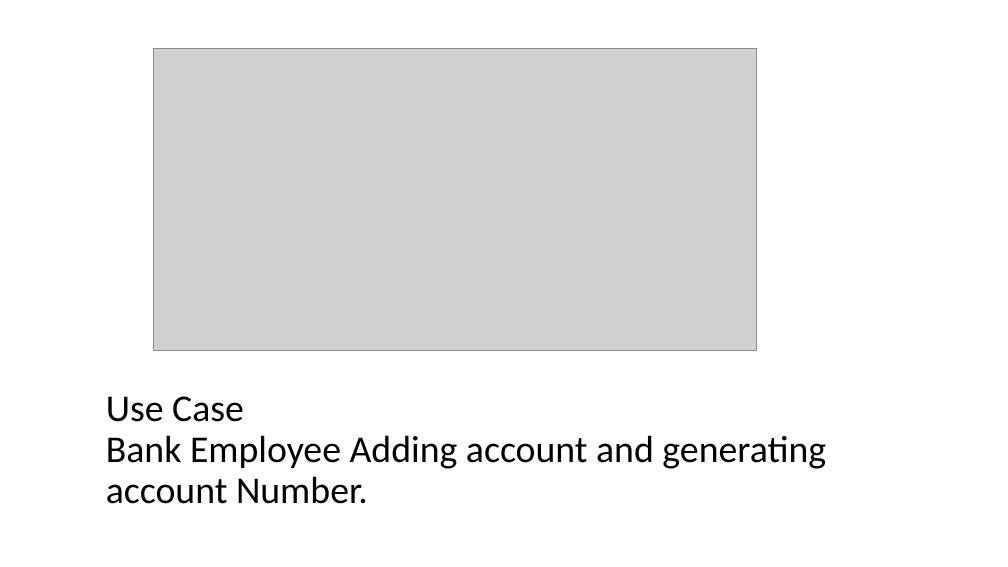
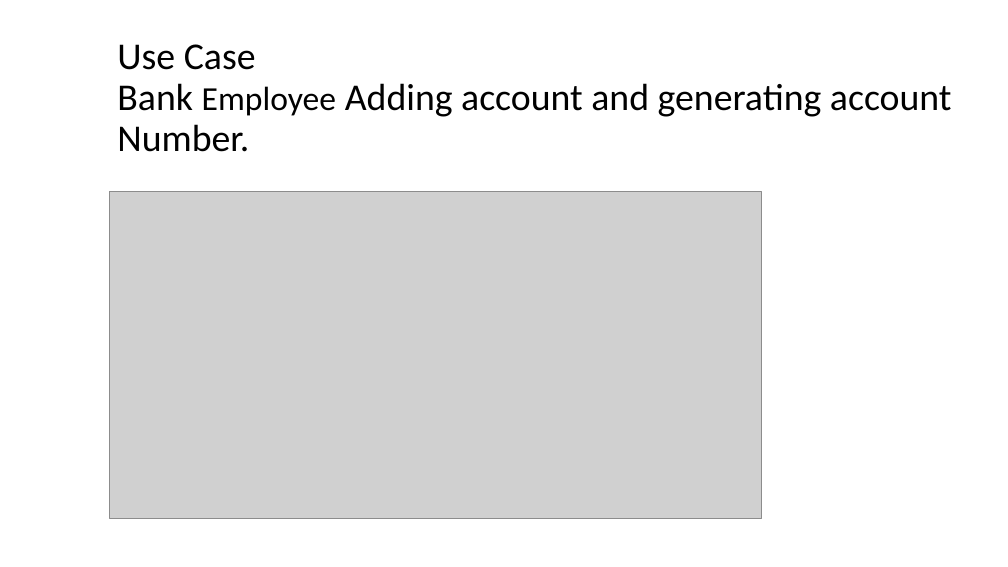
Before and after one commit to SamanwayCapg/Pecunia_codes, a slide deck: slide 5 of Presentation Aditya.pptx (slide 3 before the commit). Drawn at 1008x567 pixels with LibreOffice and Linux fonts; fonts in the diff are those of the drawing; grey boxes stand for pictures. Boxes give left, top, right and bottom in pixels: in the first picture for what was removed or moved away, otherwise in the second. Text is boxed around its words. In the diff, an @@ line names an element or a change of style, - is before the commit and + after.

```diff
--- a/Presentation Aditya.pptx
+++ b/Presentation Aditya.pptx
@@ title "Use Case Bank Employee Adding ...": place and size @@
-title "Use Case Bank Employee Adding ..." at (106, 396, 826, 504)
+title "Use Case Bank Employee Adding ..." at (117, 44, 952, 152)
@@ title "Use Case Bank Employee Adding ..." at (117, 44, 952, 152): size 36 to 32 pt in "Employee" @@
@@ picture: place and size @@
-picture at (154, 48, 756, 351)
+picture at (110, 192, 761, 519)
```
Also in this commit, not shown: 3 other slides changed, 1 slide added, 2 other files.
